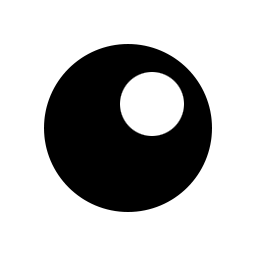
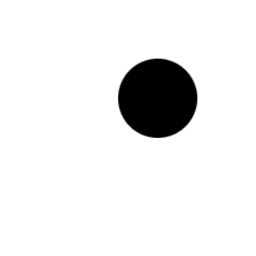
Layered file, before and after one edit (256x256). Changes by layer:
added layer "Layer 4 copy" above "Layer 4" over bbox(44, 44, 212, 212)
hid "Layer 4" over bbox(44, 44, 212, 212)
